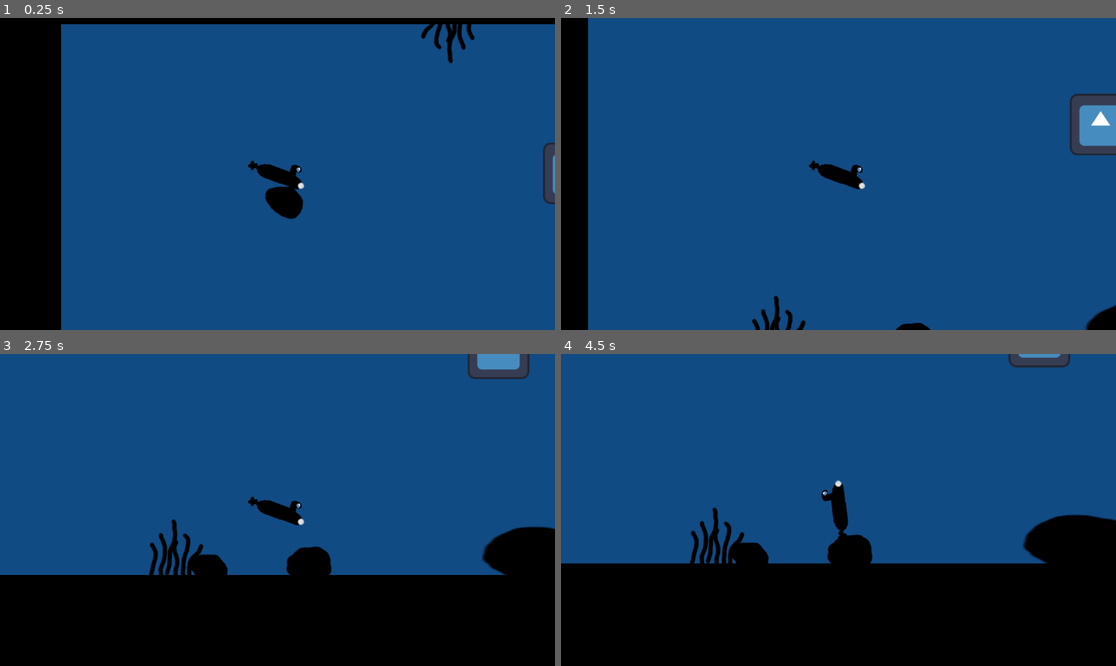
Above: before the commit, frames 1-4 (two rows, left to right).
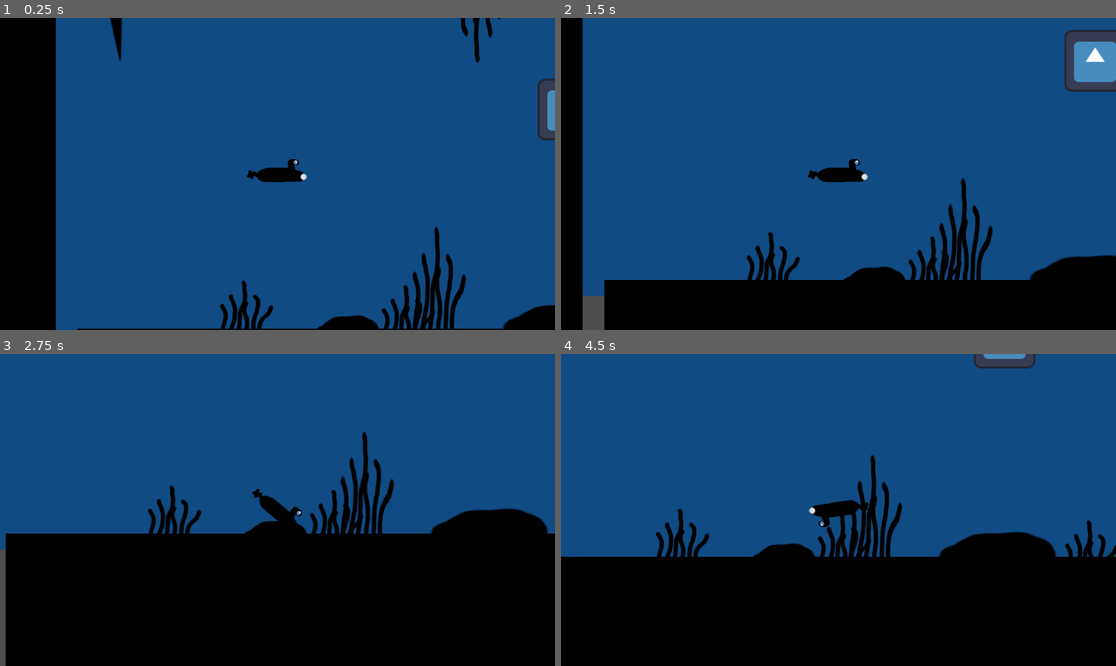
Above: after the commit, the same moments.

Repository: EddieRowe/godot-wild-jam-82
Game: Godot game, scene res://levels/level_1.tscn
Two runs of this game, one before a commit and one after it. Both use one fixed random seed, a clock stepped at 60 frames per second and the inputs below. The engine's default icon, where the game draws it, is replaced by a stand-in: a white triangle on a blue panel in a dark square.
Inputs:
- Up to frame 1 (0.25 s): no input
- Up to frame 2 (1.5 s): hold Right (ui_right) 0.53-1.28 s; hold Left (ui_left) from 1.28 s (still down)
- Up to frame 3 (2.75 s): release Left (ui_left) at 2.03 s; hold Right (ui_right) from 2.03 s (still down)
- Up to frame 4 (4.5 s): release Right (ui_right) at 2.78 s; hold Up (ui_up) 2.78-3.53 s; hold Left (ui_left) from 3.53 s (still down)

The runs differ from the first frame. In frame 1, 8.7% of the frame differs, in the area x 10-100%, y 0-100%; in frame 2, 23%, in the area x 3-100%, y 0-100%; in frame 3, 16%; in frame 4, 8.2%.

Commit message:
more rocks and kelp

Diff:
--- a/levels/level_1.tscn
+++ b/levels/level_1.tscn
@@ -1,30 +1,35 @@
-[gd_scene load_steps=10 format=3 uid="uid://cnep5qop4e823"]
-
+[gd_scene load_steps=12 format=3 uid="uid://cnep5qop4e823"]
+
+[ext_resource type="PackedScene" uid="uid://crghl5mtabw4e" path="res://prefabs/main_audio.tscn" id="1_l53as"]
 [ext_resource type="PackedScene" uid="uid://cphyt7srqwafr" path="res://prefabs/Player.tscn" id="1_vn7o3"]
 [ext_resource type="Script" uid="uid://dgvltd8eyaevh" path="res://scripts/obstacle.gd" id="2_bt44k"]
 [ext_resource type="Texture2D" uid="uid://b75ada0rusxps" path="res://icon.svg" id="2_jirdo"]
 [ext_resource type="PackedScene" uid="uid://psx14rlat6ij" path="res://prefabs/kelp.tscn" id="4_kx6l7"]
-[ext_resource type="PackedScene" uid="uid://vv3icacjpd3r" path="res://prefabs/rock_1.tscn" id="5_n46q3"]
-[ext_resource type="PackedScene" uid="uid://b0nb7h0j6rv8h" path="res://prefabs/rock_2.tscn" id="6_btoec"]
-[ext_resource type="Texture2D" uid="uid://63lb0xappwn4" path="res://art/rock2_placeholder.png" id="7_gwceb"]
+[ext_resource type="PackedScene" uid="uid://cbasaylk3eohx" path="res://prefabs/rock_1.tscn" id="5_n46q3"]
+[ext_resource type="PackedScene" uid="uid://vv3icacjpd3r" path="res://prefabs/rock_2.tscn" id="6_btoec"]
+[ext_resource type="PackedScene" uid="uid://df4eaxgeperka" path="res://prefabs/stalactite.tscn" id="8_l53as"]
+[ext_resource type="PackedScene" uid="uid://dhh22p6ic0tqq" path="res://prefabs/rock_large.tscn" id="9_3sk1a"]
 
 [sub_resource type="CircleShape2D" id="CircleShape2D_vn7o3"]
 radius = 61.0737
 
 [sub_resource type="RectangleShape2D" id="RectangleShape2D_bt44k"]
-size = Vector2(6838.09, 118.5)
+size = Vector2(8933.02, 118.5)
 
 [node name="Level1" type="Node2D"]
 
+[node name="Main Audio" parent="." instance=ExtResource("1_l53as")]
+
 [node name="ColorRect" type="ColorRect" parent="."]
-offset_left = -303.0
-offset_top = -278.0
-offset_right = 5783.0
-offset_bottom = 745.0
+offset_left = -275.0
+offset_top = -49.0
+offset_right = 7722.0
+offset_bottom = 757.0
+rotation = 0.00350999
 color = Color(0.0666667, 0.294118, 0.517647, 1)
 
 [node name="Player" parent="." instance=ExtResource("1_vn7o3")]
-position = Vector2(406, 276)
+position = Vector2(410, 401)
 
 [node name="RockRigidBody2D" type="RigidBody2D" parent="." groups=["Obstacle"]]
 position = Vector2(1014, 270)
@@ -46,15 +51,22 @@
 script = ExtResource("2_bt44k")
 
 [node name="CollisionShape2D" type="CollisionShape2D" parent="Boundaries/BOUNDARYRigidBody2D"]
-position = Vector2(1871.95, -10)
+position = Vector2(2453.49, -26)
 shape = SubResource("RectangleShape2D_bt44k")
 
 [node name="ColorRect" type="ColorRect" parent="Boundaries/BOUNDARYRigidBody2D"]
-offset_left = -554.0
-offset_top = -675.0
-offset_right = 5303.0
-offset_bottom = 56.0
+offset_left = -550.0
+offset_top = -663.0
+offset_right = 7219.0
+offset_bottom = 68.0
 color = Color(0, 0, 0, 1)
+
+[node name="Kelp" parent="Boundaries/BOUNDARYRigidBody2D" instance=ExtResource("4_kx6l7")]
+position = Vector2(189, 800)
+
+[node name="Kelp2" parent="Boundaries/BOUNDARYRigidBody2D" instance=ExtResource("4_kx6l7")]
+position = Vector2(2460, 739)
+scale = Vector2(1, 1.90476)
 
 [node name="BOUNDARYRigidBody2D3" type="RigidBody2D" parent="Boundaries" groups=["Obstacle"]]
 position = Vector2(-96, 138)
@@ -79,15 +91,31 @@
 script = ExtResource("2_bt44k")
 
 [node name="CollisionShape2D" type="CollisionShape2D" parent="Boundaries/BOUNDARYRigidBody2D2"]
-position = Vector2(2947, 238)
+position = Vector2(3888, 233)
 shape = SubResource("RectangleShape2D_bt44k")
 
 [node name="ColorRect2" type="ColorRect" parent="Boundaries/BOUNDARYRigidBody2D2"]
-offset_left = -555.0
-offset_top = 180.0
-offset_right = 5289.0
-offset_bottom = 1001.0
+offset_left = -494.0
+offset_top = 164.0
+offset_right = 7252.0
+offset_bottom = 985.0
 color = Color(0, 0, 0, 1)
+
+[node name="Kelp" parent="Boundaries/BOUNDARYRigidBody2D2" instance=ExtResource("4_kx6l7")]
+position = Vector2(968, 161)
+
+[node name="Kelp2" parent="Boundaries/BOUNDARYRigidBody2D2" instance=ExtResource("4_kx6l7")]
+position = Vector2(702, 158)
+
+[node name="Kelp3" parent="Boundaries/BOUNDARYRigidBody2D2" instance=ExtResource("4_kx6l7")]
+position = Vector2(1997, 120)
+
+[node name="Kelp4" parent="Boundaries/BOUNDARYRigidBody2D2" instance=ExtResource("4_kx6l7")]
+position = Vector2(2388, 18)
+scale = Vector2(1, 3.30357)
+
+[node name="Rock3" parent="Boundaries/BOUNDARYRigidBody2D2" instance=ExtResource("5_n46q3")]
+position = Vector2(2236, 127)
 
 [node name="Obstacles" type="Node2D" parent="."]
 
@@ -95,19 +123,87 @@
 position = Vector2(342, 695)
 
 [node name="Kelp2" parent="." instance=ExtResource("4_kx6l7")]
-position = Vector2(756, -28)
+position = Vector2(823, 42)
 rotation = -3.14159
-
-[node name="Rock1" parent="." instance=ExtResource("5_n46q3")]
-position = Vector2(617, 715)
-
-[node name="Rock2" parent="." instance=ExtResource("6_btoec")]
-
-[node name="Rock2Placeholder" type="Sprite2D" parent="."]
-position = Vector2(1139, 703)
-rotation = -3.12787
-scale = Vector2(4.33838, 1.87647)
-texture = ExtResource("7_gwceb")
-
-[node name="Rock3" parent="." instance=ExtResource("6_btoec")]
-position = Vector2(1122, 680)
+scale = Vector2(1, 1.88156)
+
+[node name="Kelp3" parent="." instance=ExtResource("4_kx6l7")]
+position = Vector2(1615, 623)
+scale = Vector2(1, 2.85119)
+
+[node name="Kelp4" parent="." instance=ExtResource("4_kx6l7")]
+position = Vector2(1530, 721)
+
+[node name="Kelp5" parent="." instance=ExtResource("4_kx6l7")]
+position = Vector2(1563, 593)
+scale = Vector2(1.11486, 3.66964)
+
+[node name="Rock2" parent="." instance=ExtResource("5_n46q3")]
+position = Vector2(468, 725)
+freeze = true
+
+[node name="Rock3" parent="." instance=ExtResource("5_n46q3")]
+position = Vector2(845, 710)
+scale = Vector2(1.7817, 1.32423)
+freeze = true
+
+[node name="Rock1" parent="." instance=ExtResource("6_btoec")]
+position = Vector2(1430, 307)
+
+[node name="Stalactite" parent="." instance=ExtResource("8_l53as")]
+freeze = true
+
+[node name="Stalactite2" parent="." instance=ExtResource("8_l53as")]
+position = Vector2(2153, -35)
+scale = Vector2(1.47176, 1.99089)
+freeze = true
+
+[node name="Kelp6" parent="." instance=ExtResource("4_kx6l7")]
+position = Vector2(742, 648.25)
+scale = Vector2(1, 1.93155)
+
+[node name="Kelp7" parent="." instance=ExtResource("4_kx6l7")]
+position = Vector2(754, -3)
+rotation = -3.09934
+
+[node name="Stalactite3" parent="." instance=ExtResource("8_l53as")]
+position = Vector2(2509, -10)
+freeze = true
+
+[node name="Kelp8" parent="." instance=ExtResource("4_kx6l7")]
+position = Vector2(2558, 600)
+scale = Vector2(1, 3.10119)
+
+[node name="Kelp9" parent="." instance=ExtResource("4_kx6l7")]
+position = Vector2(2649, 645)
+scale = Vector2(1.2027, 1.70238)
+
+[node name="RockLarge" parent="." instance=ExtResource("9_3sk1a")]
+position = Vector2(4650, 827)
+rotation = -3.14297
+scale = Vector2(2.34716, 1.37067)
+freeze = true
+
+[node name="Kelp10" parent="." instance=ExtResource("4_kx6l7")]
+position = Vector2(1936, 11)
+rotation = 3.04759
+scale = Vector2(0.939189, 1.41071)
+
+[node name="Kelp11" parent="." instance=ExtResource("4_kx6l7")]
+position = Vector2(3277, 13)
+rotation = -3.12744
+
+[node name="Kelp12" parent="." instance=ExtResource("4_kx6l7")]
+position = Vector2(3893, 493.5)
+scale = Vector2(1, 1.79167)
+
+[node name="Kelp13" parent="." instance=ExtResource("4_kx6l7")]
+position = Vector2(3838, 555)
+
+[node name="Stalactite4" parent="." instance=ExtResource("8_l53as")]
+position = Vector2(4822, -5)
+freeze = true
+
+[node name="Stalactite5" parent="." instance=ExtResource("8_l53as")]
+position = Vector2(5075, -5)
+freeze = true
--- a/prefabs/rock_1.tscn
+++ b/prefabs/rock_1.tscn
@@ -1,18 +1,21 @@
-[gd_scene load_steps=4 format=3 uid="uid://vv3icacjpd3r"]
+[gd_scene load_steps=4 format=3 uid="uid://cbasaylk3eohx"]
 
-[ext_resource type="Script" uid="uid://dgvltd8eyaevh" path="res://scripts/obstacle.gd" id="1_vclnr"]
-[ext_resource type="Texture2D" uid="uid://wlxbbo2gxjj1" path="res://art/rock_placeholder.png" id="2_jwdrt"]
+[ext_resource type="Script" uid="uid://dgvltd8eyaevh" path="res://scripts/obstacle.gd" id="1_7h8jx"]
+[ext_resource type="Texture2D" uid="uid://wlxbbo2gxjj1" path="res://art/rock_placeholder.png" id="2_uh4y6"]
 
-[sub_resource type="CircleShape2D" id="CircleShape2D_cw3qq"]
-radius = 41.0122
+[sub_resource type="CapsuleShape2D" id="CapsuleShape2D_7h8jx"]
+radius = 59.0
+height = 136.0
 
-[node name="Rock1" type="RigidBody2D" groups=["Obstacle"]]
-freeze = true
-script = ExtResource("1_vclnr")
+[node name="Rock3" type="RigidBody2D" groups=["Obstacle"]]
+script = ExtResource("1_7h8jx")
 
 [node name="CollisionShape2D" type="CollisionShape2D" parent="."]
-position = Vector2(1, 3)
-shape = SubResource("CircleShape2D_cw3qq")
+position = Vector2(89, 24)
+rotation = 1.52624
+shape = SubResource("CapsuleShape2D_7h8jx")
 
 [node name="Sprite2D" type="Sprite2D" parent="."]
-texture = ExtResource("2_jwdrt")
+position = Vector2(82, 12)
+scale = Vector2(1.4946, 1.18119)
+texture = ExtResource("2_uh4y6")
--- a/prefabs/rock_2.tscn
+++ b/prefabs/rock_2.tscn
@@ -1,19 +1,23 @@
-[gd_scene load_steps=4 format=3 uid="uid://b0nb7h0j6rv8h"]
+[gd_scene load_steps=4 format=3 uid="uid://vv3icacjpd3r"]
 
-[ext_resource type="Script" uid="uid://dgvltd8eyaevh" path="res://scripts/obstacle.gd" id="1_xjy3g"]
-[ext_resource type="Texture2D" uid="uid://63lb0xappwn4" path="res://art/rock2_placeholder.png" id="2_v8g58"]
+[ext_resource type="Script" uid="uid://dgvltd8eyaevh" path="res://scripts/obstacle.gd" id="1_vclnr"]
+[ext_resource type="Texture2D" uid="uid://63lb0xappwn4" path="res://art/rock2_placeholder.png" id="2_vclnr"]
 
-[sub_resource type="CapsuleShape2D" id="CapsuleShape2D_6t3s7"]
-radius = 19.0
-height = 38.0
+[sub_resource type="CapsuleShape2D" id="CapsuleShape2D_jwdrt"]
+radius = 166.926
+height = 559.55
 
-[node name="Rock2" type="RigidBody2D" groups=["Obstacle"]]
-script = ExtResource("1_xjy3g")
+[node name="Rock1" type="RigidBody2D" groups=["Obstacle"]]
+freeze = true
+script = ExtResource("1_vclnr")
 
 [node name="CollisionShape2D" type="CollisionShape2D" parent="."]
-position = Vector2(410, 285)
-shape = SubResource("CapsuleShape2D_6t3s7")
+position = Vector2(589, 383)
+rotation = 1.80824
+shape = SubResource("CapsuleShape2D_jwdrt")
 
 [node name="Sprite2D" type="Sprite2D" parent="."]
-position = Vector2(408, 296)
-texture = ExtResource("2_v8g58")
+position = Vector2(572.148, 365.997)
+rotation = 3.12306
+scale = Vector2(7.79737, 4.89666)
+texture = ExtResource("2_vclnr")
--- /dev/null
+++ b/prefabs/rock_large.tscn
@@ -0,0 +1,21 @@
+[gd_scene load_steps=4 format=3 uid="uid://dhh22p6ic0tqq"]
+
+[ext_resource type="Script" uid="uid://dgvltd8eyaevh" path="res://scripts/obstacle.gd" id="1_3jugr"]
+[ext_resource type="Texture2D" uid="uid://ketdawoguj8g" path="res://art/large_rock_placeholder.png" id="2_b18hd"]
+
+[sub_resource type="CapsuleShape2D" id="CapsuleShape2D_3jugr"]
+radius = 61.0
+height = 494.0
+
+[node name="RockLarge" type="RigidBody2D" groups=["Obstacle"]]
+script = ExtResource("1_3jugr")
+
+[node name="CollisionShape2D" type="CollisionShape2D" parent="."]
+position = Vector2(331, 94)
+rotation = 1.58877
+scale = Vector2(0.854811, 0.958122)
+shape = SubResource("CapsuleShape2D_3jugr")
+
+[node name="Sprite2D" type="Sprite2D" parent="."]
+position = Vector2(352, 108)
+texture = ExtResource("2_b18hd")
--- /dev/null
+++ b/prefabs/stalactite.tscn
@@ -0,0 +1,19 @@
+[gd_scene load_steps=4 format=3 uid="uid://df4eaxgeperka"]
+
+[ext_resource type="Script" uid="uid://dgvltd8eyaevh" path="res://scripts/obstacle.gd" id="1_8vrgk"]
+[ext_resource type="Texture2D" uid="uid://cbqrwutb65vdc" path="res://art/stalactite_placeholder.png" id="2_wyiy1"]
+
+[sub_resource type="CapsuleShape2D" id="CapsuleShape2D_jxk1s"]
+height = 132.0
+
+[node name="Stalactite" type="RigidBody2D" groups=["Obstacle"]]
+script = ExtResource("1_8vrgk")
+
+[node name="CollisionShape2D" type="CollisionShape2D" parent="."]
+position = Vector2(78, 67)
+shape = SubResource("CapsuleShape2D_jxk1s")
+
+[node name="Sprite2D" type="Sprite2D" parent="."]
+position = Vector2(67, 61.75)
+scale = Vector2(1.86207, 1.37784)
+texture = ExtResource("2_wyiy1")
Binary file added: art/large_rock_placeholder.png
Not shown, added: art/large_rock_placeholder.png.import
